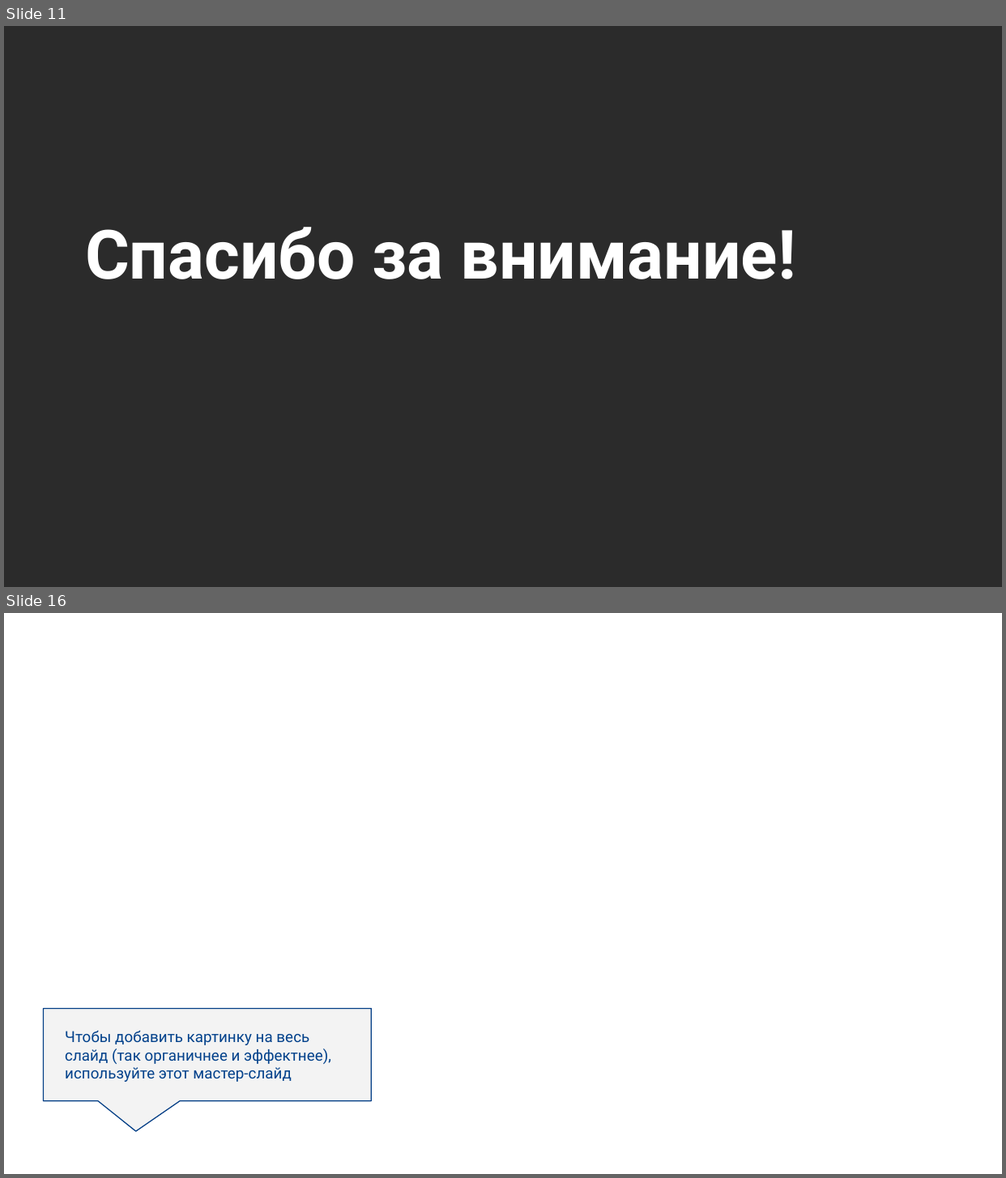
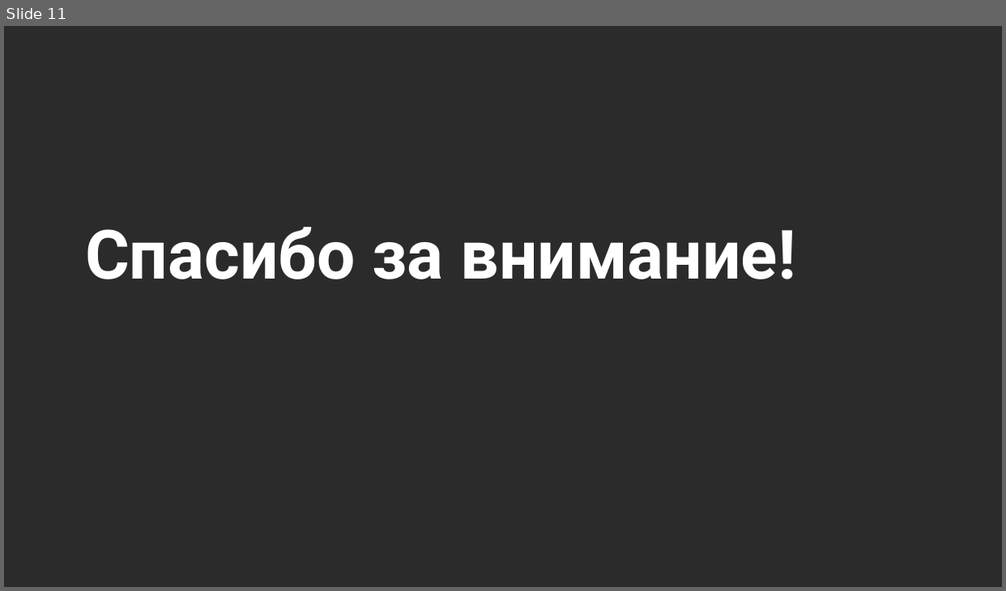
Before and after one commit to pssukhotyu/otus, a slide deck: project/Презентация.pptx. Shown one above the other, each under a label of ours: slides 11 and 16 before the commit, slide 11 after it; the slides between them are not shown. The pictures are 1006x1178 and 1006x591 pixels, drawn with LibreOffice and Linux fonts; fonts in the diff are those of the drawing; background and template pictures are left out; a plain dark background stands for a picture behind light text. Boxes give left, top, right and bottom in pixels: in the first picture for what was removed or moved away, otherwise in the second. Text is boxed around its words. In the diff, an @@ line names an element or a change of style, - is before the commit and + after.

```diff
--- a/project/Презентация.pptx
+++ b/project/Презентация.pptx
@@ slide 16 removed at box(4, 613, 1002, 1174), background picture (left out) @@
@@ speech box removed at box(43, 1008, 371, 1101) @@
-Чтобы добавить картинку на весь
-слайд (так органичнее и эффектнее), используйте этот мастер-слайд
```
Also in this commit, not shown: 1 slide changed, 1 slide added, 7 other slides removed, 3 other files.
